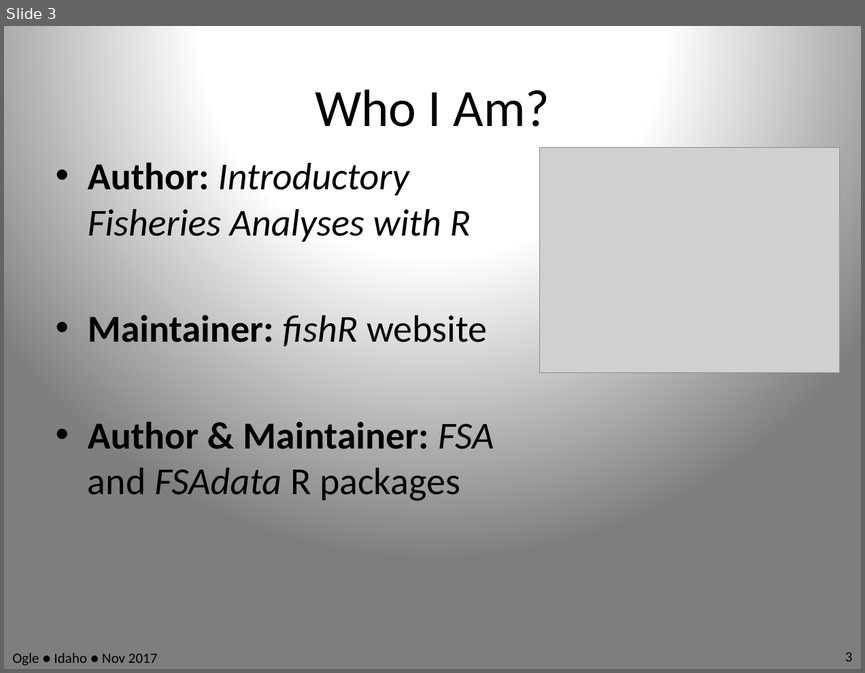
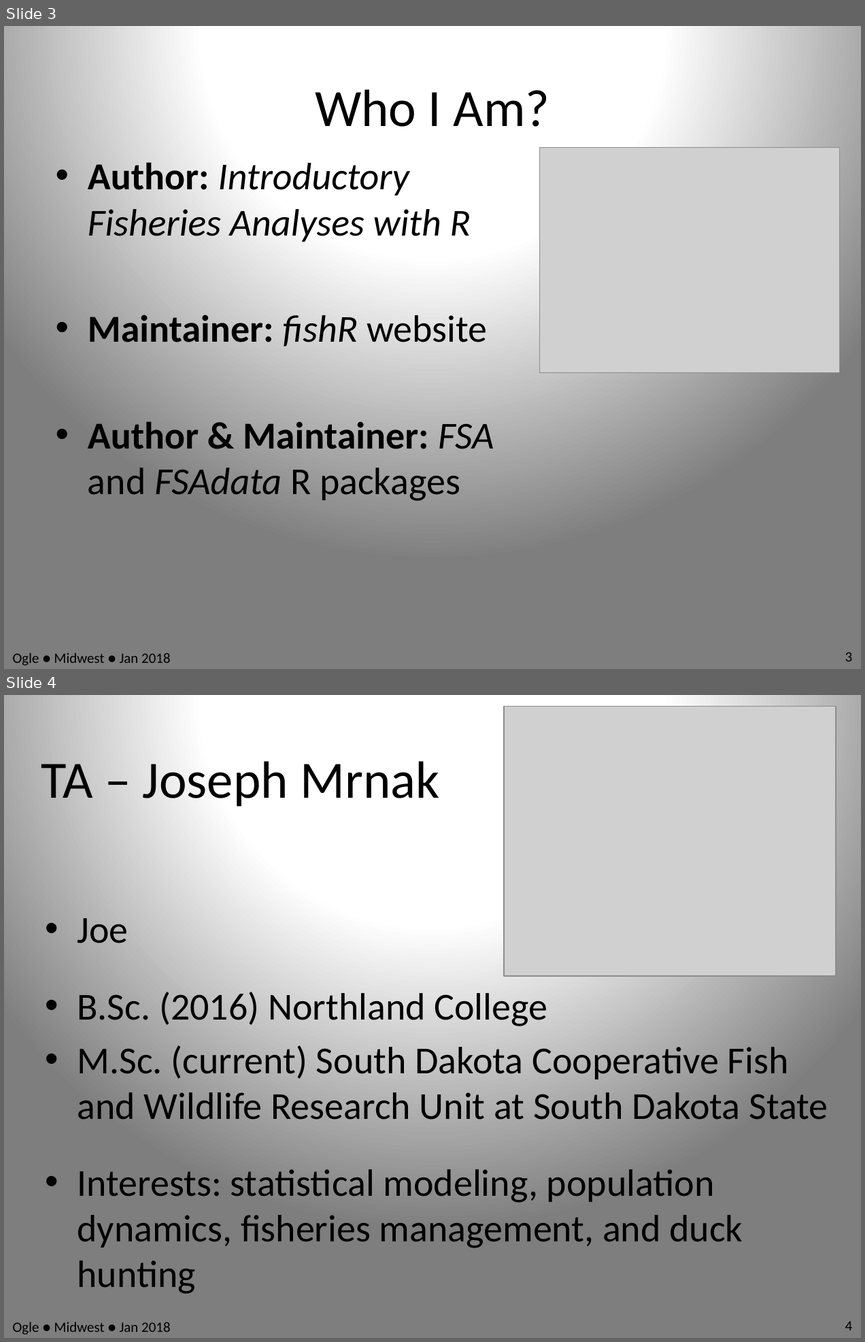
Before and after one commit to anhnguyendepocen/RcourseMidwest2018, a slide deck: Slides.pptx. Shown one above the other, each under a label of ours: slide 3 before the commit, slides 3 and 4 after it. The pictures are 865x673 and 865x1342 pixels, drawn with LibreOffice and Linux fonts; fonts in the diff are those of the drawing; grey boxes stand for pictures. Boxes give left, top, right and bottom in pixels: in the first picture for what was removed or moved away, otherwise in the second. Text is boxed around its words. In the diff, an @@ line names an element or a change of style, - is before the commit and + after.

```diff
--- a/Slides.pptx
+++ b/Slides.pptx
@@ slide 4 added at [4, 695, 861, 1338], background gradient #FEFEFE to #FFFFFF to #7F7F7F @@
@@ picture added at [504, 706, 835, 976] @@
@@ title added at [41, 761, 439, 807], 44 pt, text #000000 @@
+TA – Joseph Mrnak
@@ text added at [77, 918, 827, 1293], 32 pt, text #000000 @@
+• Joe
+• B.Sc. (2016) Northland College
+• M.Sc. (current) South Dakota Cooperative Fish and Wildlife Research Unit at South Dakota State
+• Interests: statistical modeling, population dynamics, fisheries management, and duck hunting
@@ text added at [13, 1321, 170, 1334], 12 pt, text #000000 @@
+Ogle ● Midwest ● Jan 2018
@@ page number added at [845, 1321, 853, 1330], 12 pt, text #000000 @@
+4
@@ slide 3 changed as well @@
@@ text at [13, 652, 170, 665]: text changed @@
-Ogle ● Idaho ● Nov 2017
+Ogle ● Midwest ● Jan 2018
```
Also in this commit, not shown: 69 other slides changed, 2 other slides added.
